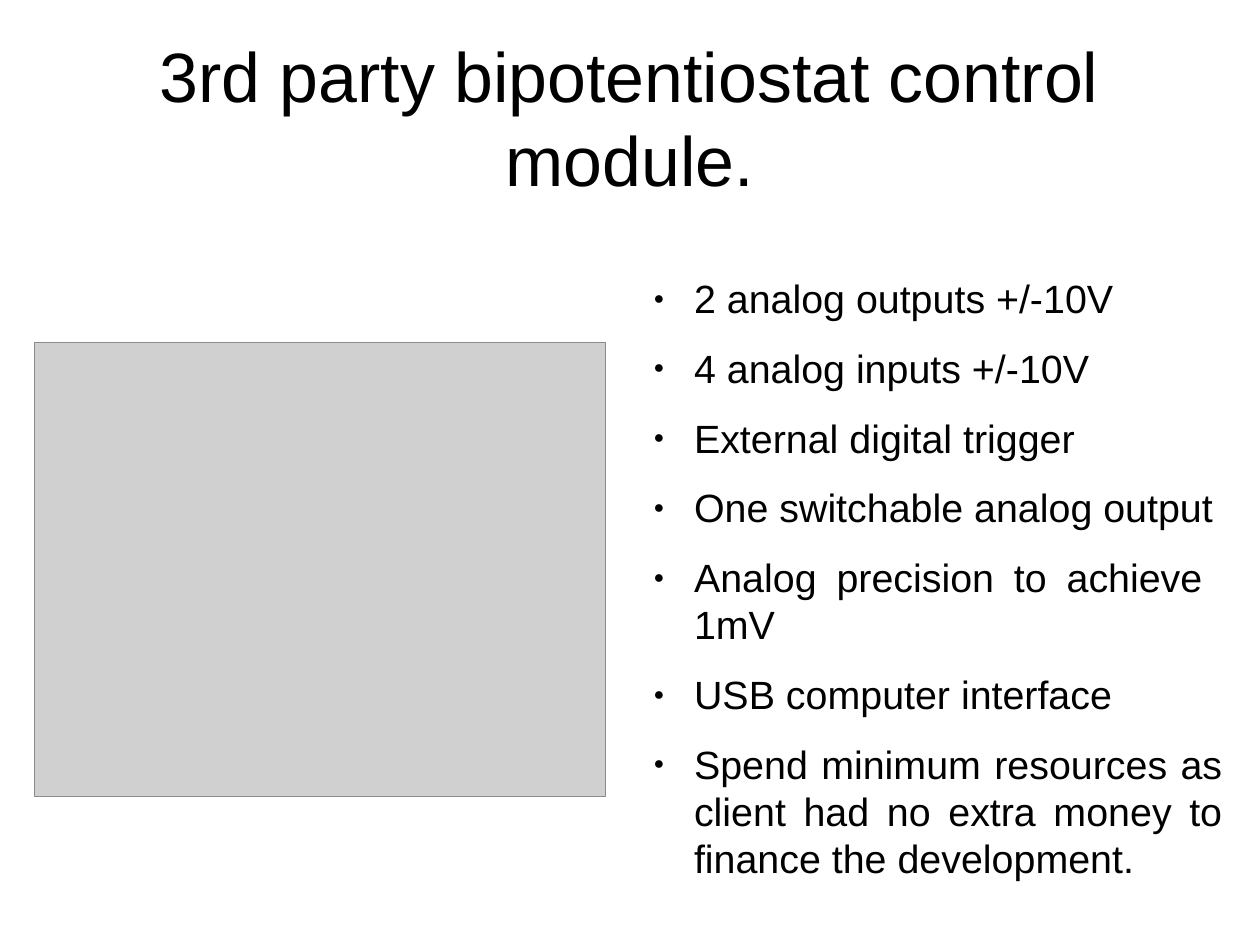
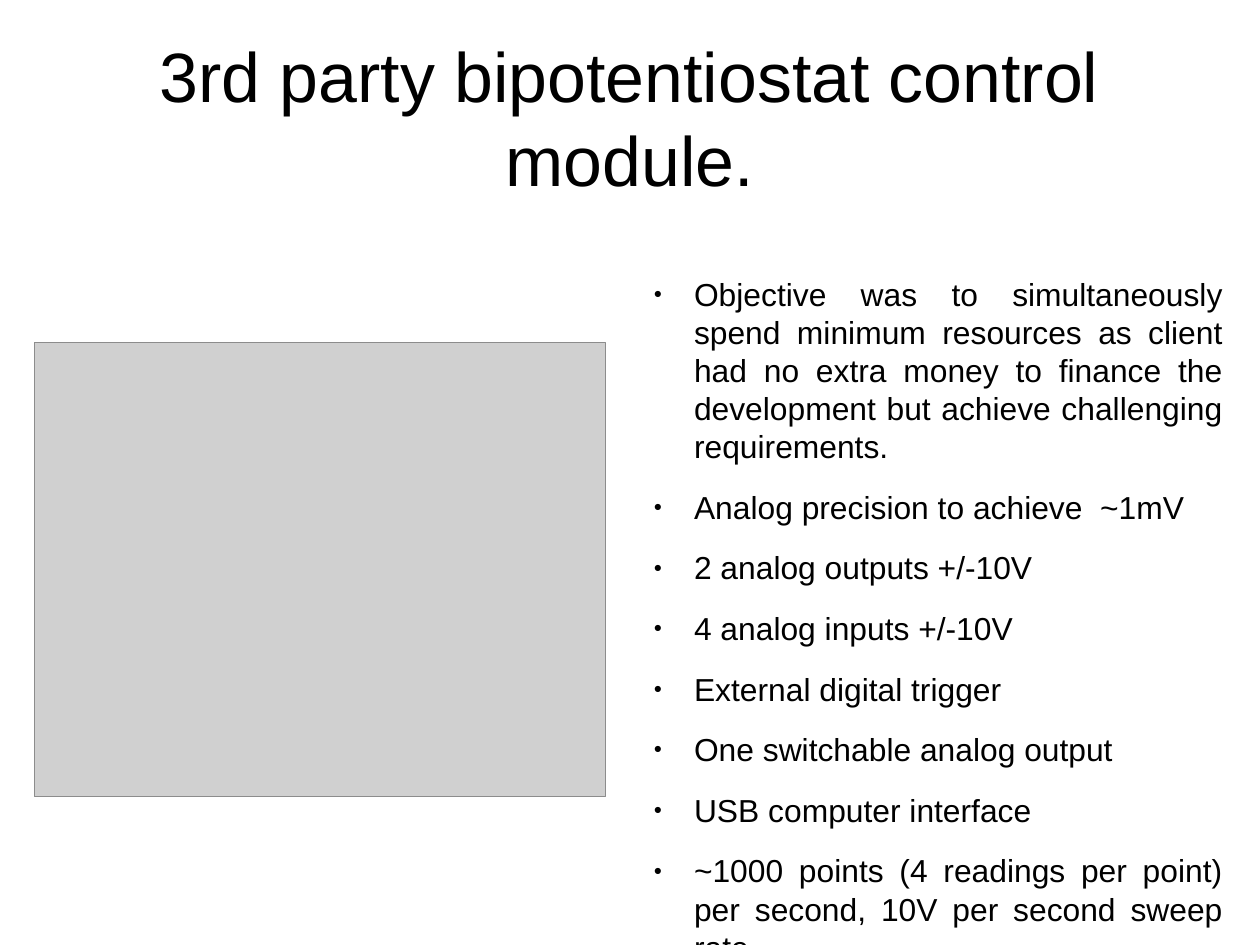
Before and after one commit to z80/mapper, a slide deck: slide 9 of docs/pres/pres.odp. Drawn at 1260x945 pixels with LibreOffice and Linux fonts; fonts in the diff are those of the drawing; grey boxes stand for pictures. Boxes give left, top, right and bottom in pixels: in the first picture for what was removed or moved away, otherwise in the second. Text is boxed around its words. In the diff, an @@ line names an element or a change of style, - is before the commit and + after.

```diff
--- a/docs/pres/pres.odp
+++ b/docs/pres/pres.odp
@@ text at <box>694,283,1222,524</box>: paragraphs added @@
+● Objective was to simultaneously spend minimum resources as client had no extra money to finance the development but achieve challenging requirements.
+● Analog precision to achieve ~1mV
@@ text at <box>694,563,1203,639</box>: paragraph removed @@
-● Analog precision to achieve 1mV
@@ text at <box>694,556,1112,828</box>: size 24.8 to 20 pt in "2 analog outputs +/-10V", "4 analog inputs +/-10V", "External digital trigger", "One switchable analog output" and 1 more places @@
@@ text at <box>694,859,1223,926</box>: text changed; size 24.8 to 20 pt @@
-● Spend minimum resources as client had no extra money to finance the development.
+● ~1000 points (4 readings per point) per second, 10V per second sweep rate.
+● Parameters of hardware to be controlled were unknown.
```
Also in this commit, not shown: 6 other slides changed, 1 other file.
